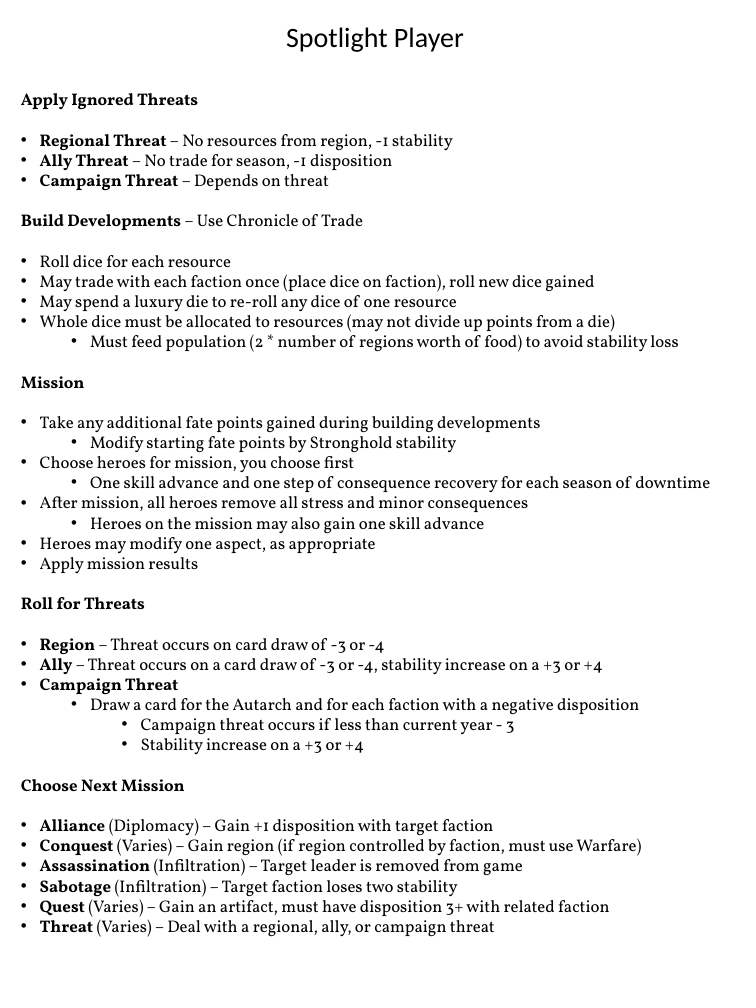
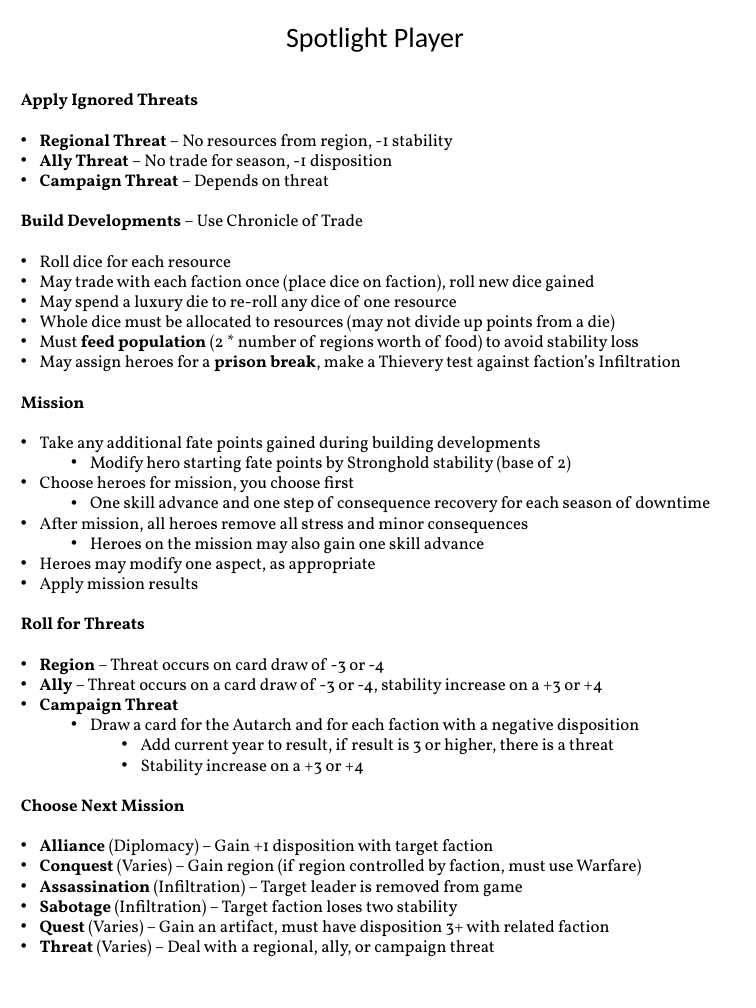
Before and after one commit to ziapeltagames/wrath-of-the-autarch, a slide deck: slide 16 of sheets/Core Sheets.pptx. Drawn at 756x1008 pixels with LibreOffice and Linux fonts; fonts in the diff are those of the drawing. Boxes give left, top, right and bottom in pixels: in the first picture for what was removed or moved away, otherwise in the second. Text is boxed around its words. In the diff, an @@ line names an element or a change of style, - is before the commit and + after.

```diff
--- a/sheets/Core Sheets.pptx
+++ b/sheets/Core Sheets.pptx
@@ text at (x1=40, y1=351, x2=681, y2=371): paragraph added @@
+• May assign heroes for a prison break, make a Thievery test against faction’s Infiltration
@@ text at (x1=40, y1=331, x2=639, y2=356): bold on in "feed population"; list level 2 to 1 in "Must feed population (2 * ..." @@
@@ text at (x1=90, y1=455, x2=571, y2=477): text changed @@
-  • Modify starting fate points by Stronghold stability
+  • Modify hero starting fate points by Stronghold stability (base of 2)
@@ text at (x1=141, y1=738, x2=614, y2=754): text changed @@
-    • Campaign threat occurs if less than current year - 3
+    • Add current year to result, if result is 3 or higher, there is a threat
```
Also in this commit, not shown: 3 other slides changed, 15 other files.
